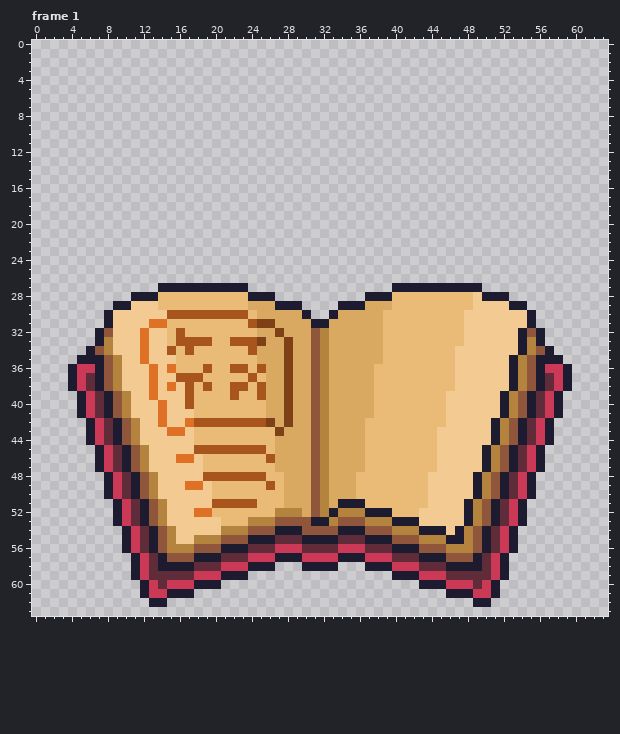
A pixel-art file gets an edit: 设计与资源/UI/border_64.aseprite. That is the earlier state.
64x64 pixels, 10 frames. Shown: frame 1. The commit also changed other frames, which this record leaves out.
Now the later version:
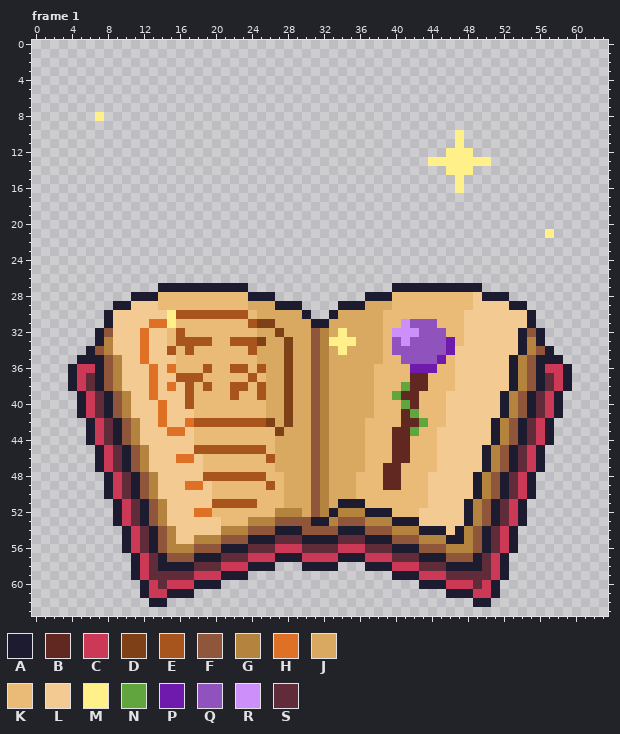
Palette (. is transparent): A #1d1b30  B #612721  C #cc3956  D #7e4016  E #a8551d  F #8f563b  G #b4843f  H #df7126  J #d9a861  K #eabb77  L #f2ca92  M #fff089  N #61a53f  P #7019ad  Q #9052bc  R #cd8ffa  S #602c39
Edits made:
layer "book_5" added
layer "book_effec" added
--- frame 1, layers "book_effec", "book_5"
@@ x 0..63 @@
  7 ................................................................
- 8 ................................................................
+ 8 .......M........................................................
  9 ................................................................
-10 ................................................................
-11 ................................................................
-12 ................................................................
-13 ................................................................
-14 ................................................................
-15 ................................................................
-16 ................................................................
+10 ...............................................M................
+11 ...............................................M................
+12 ..............................................MMM...............
+13 ............................................MMMMMMM.............
+14 ..............................................MMM...............
+15 ...............................................M................
+16 ...............................................M................
 17 ................................................................
@@ x 55..59 @@
 20 .....
-21 .....
+21 ..M..
 22 .....
@@ x 13..48 @@
 29 LKKKKKKKKKKJJJAAA....AAAJJJKKKKKKKKK
-30 LLEEEEEEEEEKJJJJJA..AJJJJJKKKKKKKKKL
-31 HHKKKKKKKKKEDDJJJJAAJJJJJJKKKKKKKKKL
-32 LLKEKKKKKKKKJJDJJJFGJJJJJJKKKKKKKKKL
-33 LLKEEEEKKEEEDJJDJJFGJJJJJJKKKKKKKKKL
-34 LLEKEKKKKKKEJJJDJJFGJJJJJJKKKKKKKKLL
-35 LLLKKKKKKKKKJJJDJJFGJJJJJJKKKKKKKKLL
-36 HLHKKKEKKEEKEJJDJJFGJJJJJKKKKKKKKKLL
-37 HLLEEEKKKKKEKJJDJJFGJJJJJKKKKKKKKKLL
-38 HLHLEKEKKEEKEJJDJJFGJJJJJKKKKKKKKKLL
-39 HLLLEKKKKEKKEJJDJJFGJJJJJKKKKKKKKLLL
-40 LHLLEKKKKKKKKJJDJJFGJJJJJKKKKKKKKLLL
-41 LHLLLKKKKKKKKJJDJJFGJJJJJKKKKKKKKLLL
-42 LHLLHEEEEEEEEDJDJJFGJJJJKKKKKKKKKLLL
-43 LLHHLKKKKKKKKKDJJJFGJJJJKKKKKKKKLLLL
-44 LLLLLKKKKKKKKKJJJJFGJJJJKKKKKKKKLLLL
-45 LLLLLEEEEEEEEKJJJJFGJJJJKKKKKKKKLLLL
-46 LLLHHLKKKKKKKEJJJJFGJJJJKKKKKKKKLLLL
-47 LLLLLLKKKKKKKKJJJJFGJJJJKKKKKKKKLLLL
-48 GLLLLLEEEEEEEKKJJJFGJJJKKKKKKKKLLLLL
-49 GLLLHHLKKKKKKEKJJJFGJJJKKKKKKKKLLLLL
+30 LLMEEEEEEEEKJJJJJA..AJJJJJKKKKKKKKKL
+31 HHMKKKKKKKKEDDJJJJAAJJJJJJKKRQQQKKKL
+32 LLKEKKKKKKKKJJDJJJFGJMJJJJKRRRQQQKKL
+33 LLKEEEEKKEEEDJJDJJFGMMMJJJKQRQQQQPKL
+34 LLEKEKKKKKKEJJJDJJFGJMJJJJKQQQQQQPLL
+35 LLLKKKKKKKKKJJJDJJFGJJJJJJKKQQQQPKLL
+36 HLHKKKEKKEEKEJJDJJFGJJJJJKKKKPPPKKLL
+37 HLLEEEKKKKKEKJJDJJFGJJJJJKKKKBBKKKLL
+38 HLHLEKEKKEEKEJJDJJFGJJJJJKKKNBBKKKLL
+39 HLLLEKKKKEKKEJJDJJFGJJJJJKKNBBKKKLLL
+40 LHLLEKKKKKKKKJJDJJFGJJJJJKKKNBKKKLLL
+41 LHLLLKKKKKKKKJJDJJFGJJJJJKKKBNKKKLLL
+42 LHLLHEEEEEEEEDJDJJFGJJJJKKKKBBNKKLLL
+43 LLHHLKKKKKKKKKDJJJFGJJJJKKKBBNKKLLLL
+44 LLLLLKKKKKKKKKJJJJFGJJJJKKKBBKKKLLLL
+45 LLLLLEEEEEEEEKJJJJFGJJJJKKKBBKKKLLLL
+46 LLLHHLKKKKKKKEJJJJFGJJJJKKKBBKKKLLLL
+47 LLLLLLKKKKKKKKJJJJFGJJJJKKBBKKKKLLLL
+48 GLLLLLEEEEEEEKKJJJFGJJJKKKBBKKKLLLLL
+49 GLLLHHLKKKKKKEKJJJFGJJJKKKBBKKKLLLLL
 50 GLLLLLLKKKKKKKKJJJFGJJJKKKKKKKKLLLLL
